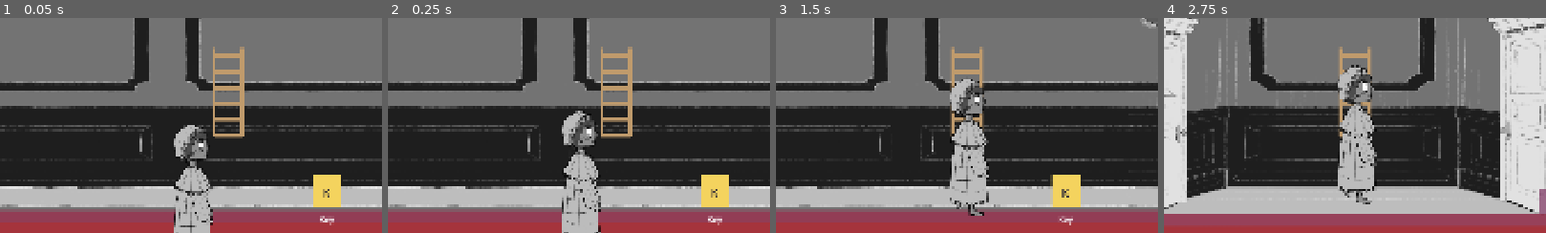
Above: before the commit, frames 1-4 (left to right).
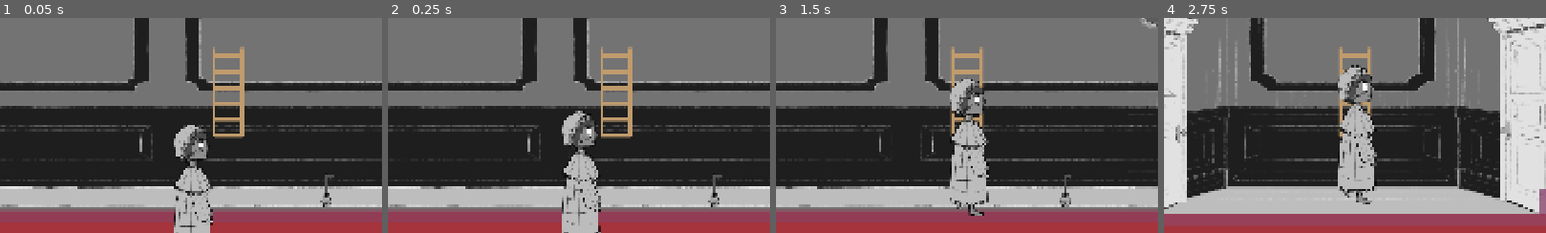
Above: after the commit, the same moments.

Repository: Clownpiece106/Robimy-dzem-2026
Game: Godot game, scene res://Globals/game.tscn
The game is run twice, just before and just after one commit, with the same random seed, the same clock (stepped at 60 frames per second) and the same inputs.
Inputs:
- Up to frame 1 (0.05 s): no input
- Up to frame 2 (0.25 s): no input
- Up to frame 3 (1.5 s): tap Enter (p2_interact) at 0.5, 1.35 s; tap E (p1_interact) at 0.6 s; tap Space at 1.25 s
- Up to frame 4 (2.75 s): tap Enter (p2_interact) at 2 s; tap Up (p2_move_background) at 2.1 s
The pictures show only the part of the screen within x 50-100%, y 45-95%; the shares and areas given below are measured in that part.

The runs differ from the first frame. In frame 1, 1.2% of the frame differs, in the area x 82-90%, y 72-97%; in frame 2, 1.2%; in frame 3, 1.2%, in the area x 71-80%, y 72-97%; in frame 4, nothing differs.

Commit message:
Add collectibles

Diff:
--- a/Globals/game.tscn
+++ b/Globals/game.tscn
@@ -41,6 +41,7 @@
 [ext_resource type="Texture2D" uid="uid://dvwlih5s74xgm" path="res://Assets/lustro_ścienne.png" id="17_6ik8u"]
 [ext_resource type="Texture2D" uid="uid://cy3eirkvyduq6" path="res://Assets/skrzynia.png" id="18_5jhku"]
 [ext_resource type="Script" uid="uid://d2wkkbw8q7oag" path="res://scripts/mansion_game.gd" id="mansion_game"]
+[ext_resource type="PackedScene" path="res://scenes/interactive_objects/placement_surface.tscn" id="placement_surface"]
 
 [sub_resource type="RectangleShape2D" id="Stairs5To3Shape"]
 size = Vector2(80, 100)
@@ -286,9 +287,6 @@
 position = Vector2(-1160, 431)
 initial_state = 0
 
-[node name="DoorL" parent="MansionLayout/Doors/Door(3->4)" index="0" unique_id=285493679]
-position = Vector2(-82, -96)
-
 [node name="CollisionShape2D" parent="MansionLayout/Doors/Door(3->4)/InteractionArea" parent_id_path=PackedInt32Array(569955723, 1453849483, 950921253) index="0" unique_id=1904547995]
 position = Vector2(56.5, 0)
 shape = SubResource("RectangleShape2D_4qlxu")
@@ -511,6 +509,48 @@
 scale = Vector2(0.4, 0.4)
 texture = ExtResource("8_ylx2x")
 
+[node name="MusicBoxPlacement6" parent="MansionLayout/PlaneObjectsContainer" unique_id=2055229217 instance=ExtResource("placement_surface")]
+z_index = 0
+position = Vector2(-141, 1015)
+placement_id = "music_box_display_6"
+accepted_item_kind = "music_box"
+visual_offset = Vector2(0, -100)
+
+[node name="MusicBoxPlacement0" parent="MansionLayout/PlaneObjectsContainer" unique_id=353823316 instance=ExtResource("placement_surface")]
+z_index = 0
+position = Vector2(1446, -127)
+placement_id = "music_box_display_0"
+accepted_item_kind = "music_box"
+visual_offset = Vector2(0, -100)
+
+[node name="MusicBoxPlacement12" parent="MansionLayout/PlaneObjectsContainer" unique_id=610831457 instance=ExtResource("placement_surface")]
+z_index = 0
+position = Vector2(2832, 990)
+placement_id = "music_box_display_12"
+accepted_item_kind = "music_box"
+visual_offset = Vector2(0, -100)
+
+[node name="MusicBoxPlacement8" parent="MansionLayout/PlaneObjectsContainer" unique_id=1332351855 instance=ExtResource("placement_surface")]
+z_index = 0
+position = Vector2(1296, 1503)
+placement_id = "music_box_display_8"
+accepted_item_kind = "music_box"
+visual_offset = Vector2(0, -100)
+
+[node name="MusicBoxPlacement17" parent="MansionLayout/PlaneObjectsContainer" unique_id=1664573411 instance=ExtResource("placement_surface")]
+z_index = 0
+position = Vector2(3741, 2088)
+placement_id = "music_box_display_17"
+accepted_item_kind = "music_box"
+visual_offset = Vector2(0, -100)
+
+[node name="MusicBoxPlacement24" parent="MansionLayout/PlaneObjectsContainer" unique_id=979077871 instance=ExtResource("placement_surface")]
+z_index = 0
+position = Vector2(3634, 2627)
+placement_id = "music_box_display_24"
+accepted_item_kind = "music_box"
+visual_offset = Vector2(0, -100)
+
 [node name="curtains_double" parent="MansionLayout/PlaneObjectsContainer" unique_id=314049513 instance=ExtResource("9_f235b")]
 z_index = 0
 position = Vector2(-304, 1320)
@@ -617,6 +657,44 @@
 position = Vector2(7037.0005, 1830)
 scale = Vector2(-0.6, 0.6)
 texture = ExtResource("15_w7ctf")
+
+[node name="CandlePlacement18" parent="MansionLayout/PlaneObjectsContainer" unique_id=1774688524 instance=ExtResource("placement_surface")]
+z_index = 0
+position = Vector2(978, 2075)
+placement_id = "candle_holder_18"
+
+[node name="CandlePlacement20" parent="MansionLayout/PlaneObjectsContainer" unique_id=1893539054 instance=ExtResource("placement_surface")]
+z_index = 0
+position = Vector2(-2235, 1541)
+placement_id = "candle_holder_20"
+visual_offset = Vector2(0, -90)
+
+[node name="CandlePlacement12" parent="MansionLayout/PlaneObjectsContainer" unique_id=968059481 instance=ExtResource("placement_surface")]
+z_index = 0
+position = Vector2(2184, 1560)
+placement_id = "candle_holder_12"
+visual_offset = Vector2(0, -65)
+
+[node name="CandlePlacement0" parent="MansionLayout/PlaneObjectsContainer" unique_id=95418949 instance=ExtResource("placement_surface")]
+z_index = 0
+position = Vector2(2166, -327)
+placement_id = "candle_holder_0"
+visual_offset = Vector2(0, -65)
+
+[node name="CollisionShape2D" parent="MansionLayout/PlaneObjectsContainer/CandlePlacement0/InteractionArea" index="0"]
+position = Vector2(0, 177)
+
+[node name="CandlePlacement26" parent="MansionLayout/PlaneObjectsContainer" unique_id=557242141 instance=ExtResource("placement_surface")]
+z_index = 0
+position = Vector2(3135, 3126)
+placement_id = "candle_holder_26"
+visual_offset = Vector2(0, -90)
+
+[node name="CandlePlacement15" parent="MansionLayout/PlaneObjectsContainer" unique_id=645509647 instance=ExtResource("placement_surface")]
+z_index = 0
+position = Vector2(7685, 2075)
+placement_id = "candle_holder_15"
+visual_offset = Vector2(0, -65)
 
 [node name="vanity" parent="MansionLayout/PlaneObjectsContainer" unique_id=1080298158 instance=ExtResource("9_f235b")]
 z_index = 0
@@ -876,6 +954,7 @@
 [node name="Player" parent="SplitScreenManager2/Player1ViewportContainer/Player1Viewport/MapInstance1" unique_id=499025125 instance=ExtResource("3_j27jc")]
 z_index = 1
 position = Vector2(204, 978)
+floor_max_angle = 0.7853982
 player_id = 1
 
 [node name="OtherPlayerGhost" type="Node2D" parent="SplitScreenManager2/Player1ViewportContainer/Player1Viewport/MapInstance1" unique_id=812873534]
@@ -942,3 +1021,4 @@
 [editable path="MansionLayout/Doors/Door(5->6)"]
 [editable path="MansionLayout/Doors/Door(8->9)2"]
 [editable path="MansionLayout/Doors/Door(26-27)"]
+[editable path="MansionLayout/PlaneObjectsContainer/CandlePlacement0"]
--- a/project.godot
+++ b/project.godot
@@ -18,6 +18,7 @@
 run/main_scene="res://Globals/game.tscn"
 config/features=PackedStringArray("4.7", "GL Compatibility")
 config/icon="res://icon.svg"
+
 [autoload]
 
 Game="*res://Globals/_game.gd"
--- /dev/null
+++ b/scenes/interactive_objects/placement_surface.tscn
@@ -0,0 +1,17 @@
+[gd_scene load_steps=3 format=3]
+
+[ext_resource type="Script" path="res://scripts/interactive_objects/placement_surface.gd" id="1"]
+
+[sub_resource type="CircleShape2D" id="interaction_shape"]
+radius = 72.0
+
+[node name="PlacementSurface" type="Node2D"]
+z_index = 2
+script = ExtResource("1")
+
+[node name="InteractionArea" type="Area2D" parent="."]
+collision_layer = 1
+collision_mask = 0
+
+[node name="CollisionShape2D" type="CollisionShape2D" parent="InteractionArea"]
+shape = SubResource("interaction_shape")
--- a/scenes/mansion_layout.tscn
+++ b/scenes/mansion_layout.tscn
@@ -186,7 +186,7 @@
 room_id = "Small Room (9)"
 room_width = 960.0
 
-[node name="Candle_Room9_1" type="Node2D" parent="SmallRoom(9)" unique_id=133736225]
+[node name="Candle_Room9_1" type="Node2D" parent="SmallRoom(9)" unique_id=815096326]
 z_index = 2
 position = Vector2(480, 480)
 script = ExtResource("11_collectible")
@@ -589,5 +589,5 @@
 [node name="Player2Spawn" type="Marker2D" parent="." unique_id=1473719095]
 position = Vector2(1840, -60)
 
-[node name="Player1Spawn" type="Marker2D" parent="." unique_id=811967878]
+[node name="Player1Spawn2" type="Marker2D" parent="." unique_id=1943829013]
 position = Vector2(1840, -60)
--- a/scripts/game_session.gd
+++ b/scripts/game_session.gd
@@ -6,6 +6,7 @@
 signal inventory_changed(slots: Array)
 signal collectible_collected(collectible_id: String)
 signal collectible_dropped(collectible_id: String, item: Dictionary, world_position: Vector2)
+signal placement_changed(placement_id: String, item_kind: String)
 
 const PLAYER_1 := 1
 const PLAYER_2 := 2
@@ -75,6 +76,7 @@
 var inventory_actor_id := 0
 var collected_collectible_ids: Dictionary = {}
 var next_dropped_collectible_id := 1
+var placed_items: Dictionary = {}
 
 func add_inventory_item(item: Dictionary, actor_id: int) -> int:
 	for slot_index in INVENTORY_SLOT_COUNT:
@@ -117,6 +119,21 @@
 			return slot_index
 	return -1
 
+func place_inventory_item(placement_id: String, item_kind: String, actor_id: int) -> bool:
+	if placement_id.is_empty() or placed_items.has(placement_id):
+		return false
+	var slot_index := find_inventory_slot(item_kind)
+	if slot_index < 0:
+		return false
+	take_inventory_slot(slot_index)
+	placed_items[placement_id] = item_kind
+	placement_changed.emit(placement_id, item_kind)
+	print("P%d placed %s on %s" % [actor_id, item_kind, placement_id])
+	return true
+
+func get_placed_item(placement_id: String) -> String:
+	return str(placed_items.get(placement_id, ""))
+
 func update_player_state(player_id: int, map_position: Vector2, sprite_offset_y: float, draw_order: int) -> void:
 	player_states[player_id] = {"position": map_position, "sprite_offset_y": sprite_offset_y, "draw_order": draw_order}
 
@@ -132,6 +149,7 @@
 	inventory_slots = [{}, {}, {}]
 	inventory_actor_id = 0
 	collected_collectible_ids.clear()
+	placed_items.clear()
 	next_dropped_collectible_id = 1
 	inventory_changed.emit(inventory_slots)
 	session_reset.emit()
--- a/scripts/interactive_objects/collectible_item.gd
+++ b/scripts/interactive_objects/collectible_item.gd
@@ -1,5 +1,17 @@
 class_name CollectibleItem
 extends Interactable
+
+const ITEM_TEXTURES := {
+	"key": preload("res://Assets/collectibles/klucz.png"),
+	"music_box": preload("res://Assets/collectibles/pozytywka.png"),
+	"candle": preload("res://Assets/collectibles/swieczka.png"),
+}
+const ITEM_REGIONS := {
+	"key": Rect2(1105, 800, 35, 89),
+	"music_box": Rect2(1556, 780, 143, 181),
+	"candle": Rect2(1031, 786, 30, 102),
+}
+const ITEM_VISUAL_SCALE := Vector2(0.5, 0.5)
 
 @export var item_kind := "collectible"
 @export var item_label := "Collectible"
@@ -38,22 +50,35 @@
 	return not collected
 
 func build_runtime_nodes() -> void:
-	if get_node_or_null("InteractionArea") != null:
-		return
-	var interaction_area := Area2D.new()
-	interaction_area.name = "InteractionArea"
-	interaction_area.collision_layer = 1
-	interaction_area.collision_mask = 0
-	var collision_shape := CollisionShape2D.new()
-	var circle := CircleShape2D.new()
-	circle.radius = 38.0
-	collision_shape.shape = circle
-	interaction_area.add_child(collision_shape)
-	add_child(interaction_area)
-	queue_redraw()
+	if get_node_or_null("InteractionArea") == null:
+		var interaction_area := Area2D.new()
+		interaction_area.name = "InteractionArea"
+		interaction_area.collision_layer = 1
+		interaction_area.collision_mask = 0
+		var collision_shape := CollisionShape2D.new()
+		var circle := CircleShape2D.new()
+		circle.radius = 38.0
+		collision_shape.shape = circle
+		interaction_area.add_child(collision_shape)
+		add_child(interaction_area)
+	_build_visual()
 
 func _ready() -> void:
 	build_runtime_nodes()
+
+func _build_visual() -> void:
+	if get_node_or_null("Visual") != null or not ITEM_TEXTURES.has(item_kind):
+		queue_redraw()
+		return
+	var atlas := AtlasTexture.new()
+	atlas.atlas = ITEM_TEXTURES[item_kind]
+	atlas.region = ITEM_REGIONS[item_kind]
+	var visual := Sprite2D.new()
+	visual.name = "Visual"
+	visual.texture = atlas
+	visual.scale = ITEM_VISUAL_SCALE
+	visual.position.y = -atlas.get_height() * ITEM_VISUAL_SCALE.y * 0.5
+	add_child(visual)
 
 func _draw() -> void:
 	if get_node_or_null("Visual") != null:
--- /dev/null
+++ b/scripts/interactive_objects/placement_surface.gd
@@ -0,0 +1,62 @@
+class_name PlacementSurface
+extends Interactable
+
+const ITEM_TEXTURES := CollectibleItem.ITEM_TEXTURES
+const ITEM_REGIONS := CollectibleItem.ITEM_REGIONS
+
+@export var placement_id := ""
+@export_enum("candle", "music_box") var accepted_item_kind := "candle"
+@export var visual_offset := Vector2(0.0, -70.0)
+@export var visual_scale := CollectibleItem.ITEM_VISUAL_SCALE
+
+var session: GameSession
+
+func configure(game_session: GameSession) -> void:
+	if session == game_session:
+		return
+	if session != null and session.placement_changed.is_connected(_on_placement_changed):
+		session.placement_changed.disconnect(_on_placement_changed)
+	session = game_session
+	if not session.placement_changed.is_connected(_on_placement_changed):
+		session.placement_changed.connect(_on_placement_changed)
+	if not session.session_reset.is_connected(_on_session_reset):
+		session.session_reset.connect(_on_session_reset)
+	_refresh_visual()
+
+func can_interact(player: CoopPlayer) -> bool:
+	return (
+		player.session != null
+		and player.session.get_placed_item(placement_id).is_empty()
+		and player.session.has_inventory_item(accepted_item_kind)
+	)
+
+func interact(player: CoopPlayer) -> void:
+	if not can_interact(player):
+		return
+	if player.session.place_inventory_item(placement_id, accepted_item_kind, player.player_id):
+		_refresh_visual()
+
+func _on_placement_changed(changed_id: String, _item_kind: String) -> void:
+	if changed_id == placement_id:
+		_refresh_visual()
+
+func _on_session_reset() -> void:
+	_refresh_visual()
+
+func _refresh_visual() -> void:
+	var visual := get_node_or_null("PlacedItem") as Sprite2D
+	var item_kind := "" if session == null else session.get_placed_item(placement_id)
+	if item_kind.is_empty():
+		if visual != null:
+			visual.queue_free()
+		return
+	if visual == null:
+		visual = Sprite2D.new()
+		visual.name = "PlacedItem"
+		add_child(visual)
+	var atlas := AtlasTexture.new()
+	atlas.atlas = ITEM_TEXTURES[item_kind]
+	atlas.region = ITEM_REGIONS[item_kind]
+	visual.texture = atlas
+	visual.position = visual_offset
+	visual.scale = visual_scale
--- a/scripts/map_instance.gd
+++ b/scripts/map_instance.gd
@@ -10,6 +10,7 @@
 var mansion_rooms: Array[MansionRoom] = []
 var mansion_doors: Array[MansionDoor] = []
 var mansion_trapdoors: Array[MansionTrapdoor] = []
+var placement_surfaces: Array[PlacementSurface] = []
 const ROOM_VIEW_SIZE := Vector2(540.0, 540.0)
 
 @onready var bg_physics_tile_map := get_node_or_null("BgPhysicsTileMap") as TileMapLayer
@@ -100,12 +101,15 @@
 	mansion_rooms.clear()
 	mansion_doors.clear()
 	mansion_trapdoors.clear()
+	placement_surfaces.clear()
 	_collect_layout_nodes(mansion)
 	_apply_environment_appearance()
 	for door in mansion_doors:
 		door.configure(session)
 	for trapdoor in mansion_trapdoors:
 		trapdoor.configure(session)
+	for surface in placement_surfaces:
+		surface.configure(session)
 
 func _apply_environment_appearance() -> void:
 	var environment_material: Material = INVERT_ENVIRONMENT if local_player_id == GameSession.PLAYER_2 else null
@@ -128,6 +132,8 @@
 		mansion_doors.append(node as MansionDoor)
 	if node is MansionTrapdoor:
 		mansion_trapdoors.append(node as MansionTrapdoor)
+	if node is PlacementSurface:
+		placement_surfaces.append(node as PlacementSurface)
 	for child in node.get_children():
 		_collect_layout_nodes(child)
 
Binary file added: Assets/collectibles/klucz.png
Not shown, added: Assets/collectibles/klucz.png.import
Binary file added: Assets/collectibles/pozytywka.png
Not shown, added: Assets/collectibles/pozytywka.png.import
Binary file added: Assets/collectibles/swieczka.png
Not shown, added: Assets/collectibles/swieczka.png.import
Not shown, added: scripts/interactive_objects/placement_surface.gd.uid
